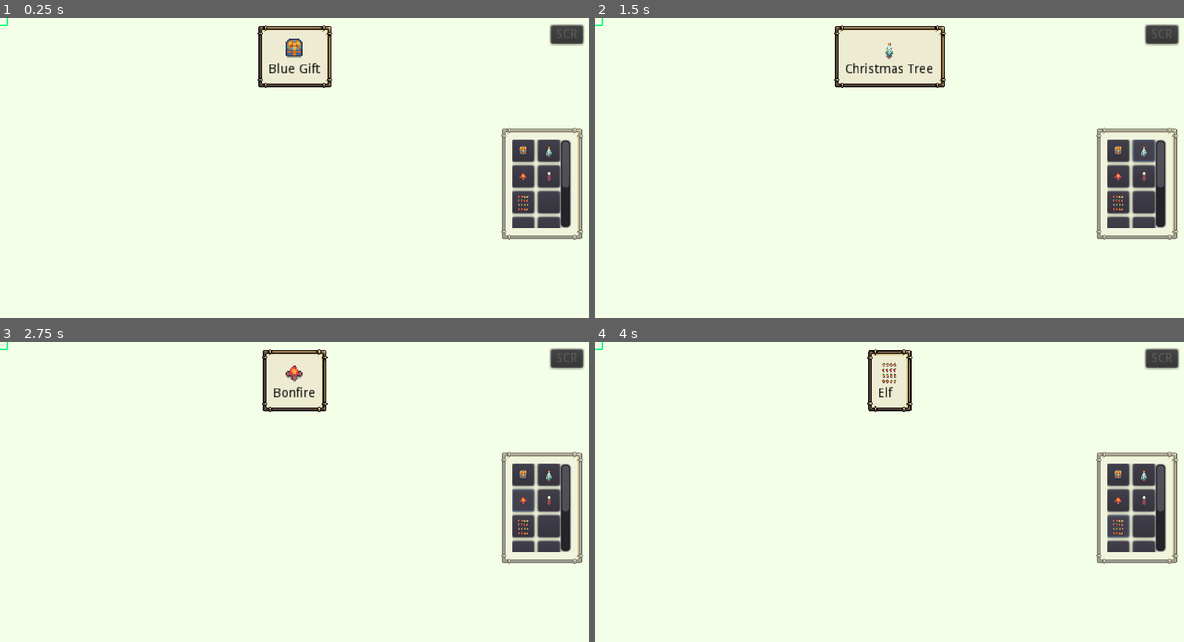
Above: before the commit, frames 1-4 (two rows, left to right).
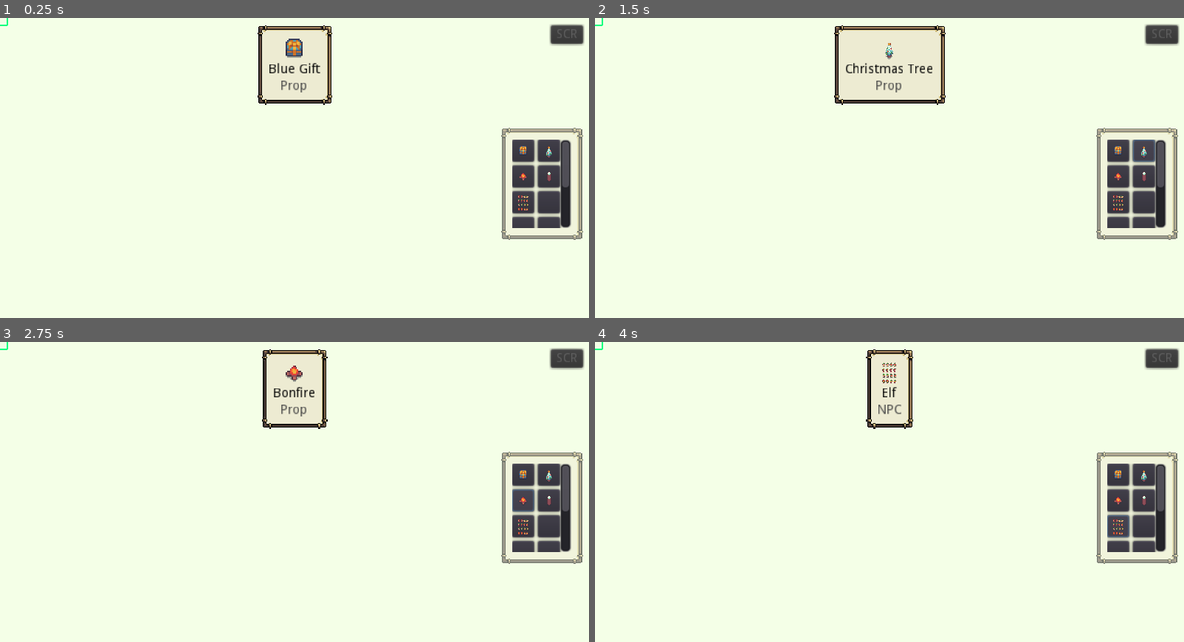
Above: after the commit, the same moments.

Repository: IvessJohn/godot-SantasPresentFactory
Game: Godot game, scene res://source/level/TestLevel.tscn
Same seed, same stepped clock (60 frames per second), same inputs: the game is played once before the commit and once after it.
Inputs (mouse positions are in pixels of both pictures, inside the frame that each line leads up to):
- Up to frame 1 (0.25 s): no input
- Up to frame 2 (1.5 s): click (1119, 150) at 0.5 s; click (1142, 150) at 1.25 s
- Up to frame 3 (2.75 s): click (524, 501) at 2 s
- Up to frame 4 (4 s): click (1142, 501) at 2.75 s; click (1119, 525) at 3.5 s

The runs differ from the first frame. In frame 1, 0.4% of the frame differs, in the area x 43-57%, y 6-29%; in frame 2, 0.6%; in frame 3, 0.4%; in frame 4, 0.7%, in the area x 45-55%, y 2-29%.

Commit message:
SelectedItem shows the object type

Diff:
--- a/source/UI/LevelUI.tscn
+++ b/source/UI/LevelUI.tscn
@@ -50,7 +50,8 @@
 margin_left = 281.0
 margin_top = 8.0
 margin_right = 359.0
-margin_bottom = 76.0
+margin_bottom = 94.0
+grow_horizontal = 2
 mouse_filter = 2
 size_flags_horizontal = 4
 size_flags_vertical = 0
@@ -64,7 +65,8 @@
 margin_left = 12.0
 margin_top = 13.0
 margin_right = 65.0
-margin_bottom = 55.0
+margin_bottom = 73.0
+grow_horizontal = 2
 size_flags_horizontal = 4
 size_flags_vertical = 0
 
@@ -72,6 +74,7 @@
 margin_left = 14.0
 margin_right = 38.0
 margin_bottom = 24.0
+grow_horizontal = 2
 rect_min_size = Vector2( 24, 24 )
 size_flags_horizontal = 4
 size_flags_vertical = 4
@@ -83,8 +86,19 @@
 margin_top = 28.0
 margin_right = 53.0
 margin_bottom = 42.0
+grow_horizontal = 2
 custom_colors/font_color = Color( 0, 0, 0, 1 )
 text = "Blue gift"
+align = 1
+
+[node name="TypeLabel" type="Label" parent="MarginContainer/SelectedItem/VBoxContainer"]
+margin_top = 46.0
+margin_right = 53.0
+margin_bottom = 60.0
+grow_horizontal = 2
+custom_colors/font_color = Color( 0.294118, 0.294118, 0.294118, 1 )
+text = "Type:"
+align = 1
 
 [node name="TileContainer" type="PanelContainer" parent="MarginContainer"]
 self_modulate = Color( 1, 1, 1, 0.52549 )
--- a/source/UI/SelectedItem.gd
+++ b/source/UI/SelectedItem.gd
@@ -4,6 +4,7 @@
 
 onready var itemIcon = $VBoxContainer/ItemIcon
 onready var itemLabel = $VBoxContainer/ItemLabel
+onready var typeLabel = $VBoxContainer/TypeLabel
 
 
 func _update_selected_object(value):
@@ -11,7 +12,24 @@
 		_selected_resource = value
 		itemIcon.texture = _selected_resource.ui_icon
 		itemLabel.text = _selected_resource.name
+		typeLabel.text = _get_object_type_in_text(_selected_resource.type)
 
 
 func _on_TileVerticalList_tile_chosen(tile_resource):
 	_update_selected_object(tile_resource)
+
+
+func _get_object_type_in_text(object_type: int):
+	match object_type:
+		PlaceableObjectResource.OBJECT_TYPES.PROP:
+			return "Prop"
+		PlaceableObjectResource.OBJECT_TYPES.TILE:
+			return "Tile"
+		PlaceableObjectResource.OBJECT_TYPES.ACTOR:
+			return "NPC"
+		PlaceableObjectResource.OBJECT_TYPES.DECORATION:
+			return "Decoration"
+		PlaceableObjectResource.OBJECT_TYPES.BUILDING:
+			return "Building"
+		_:
+			return "Undefined"
